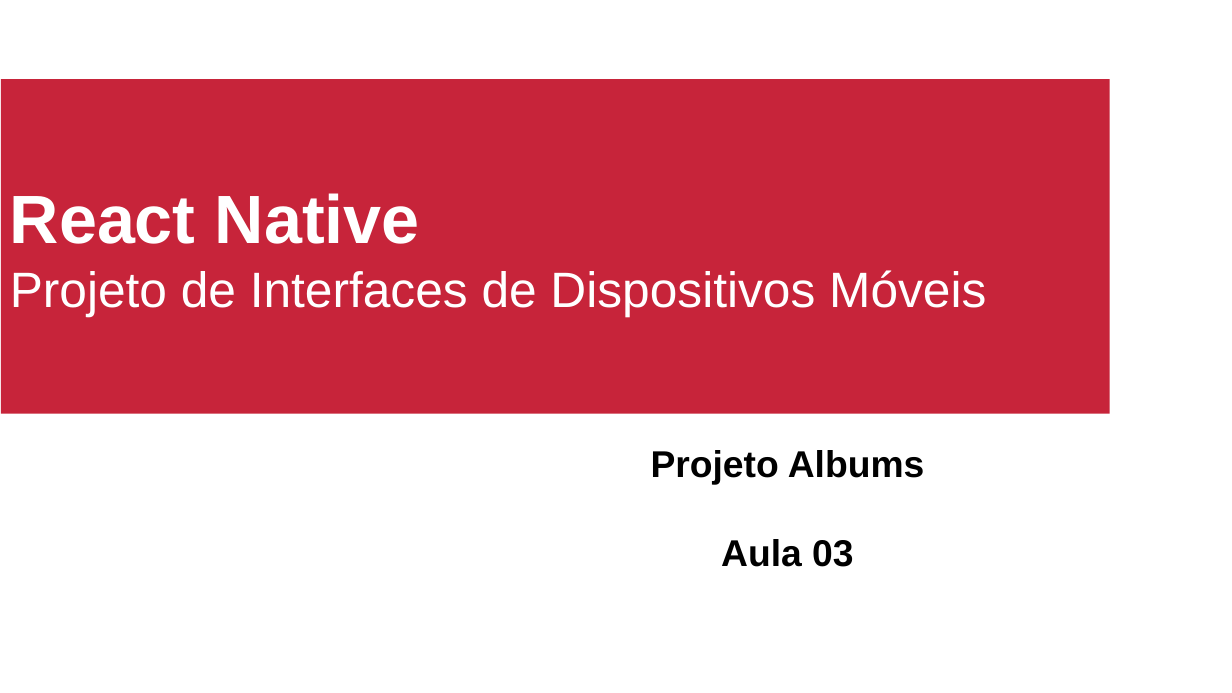
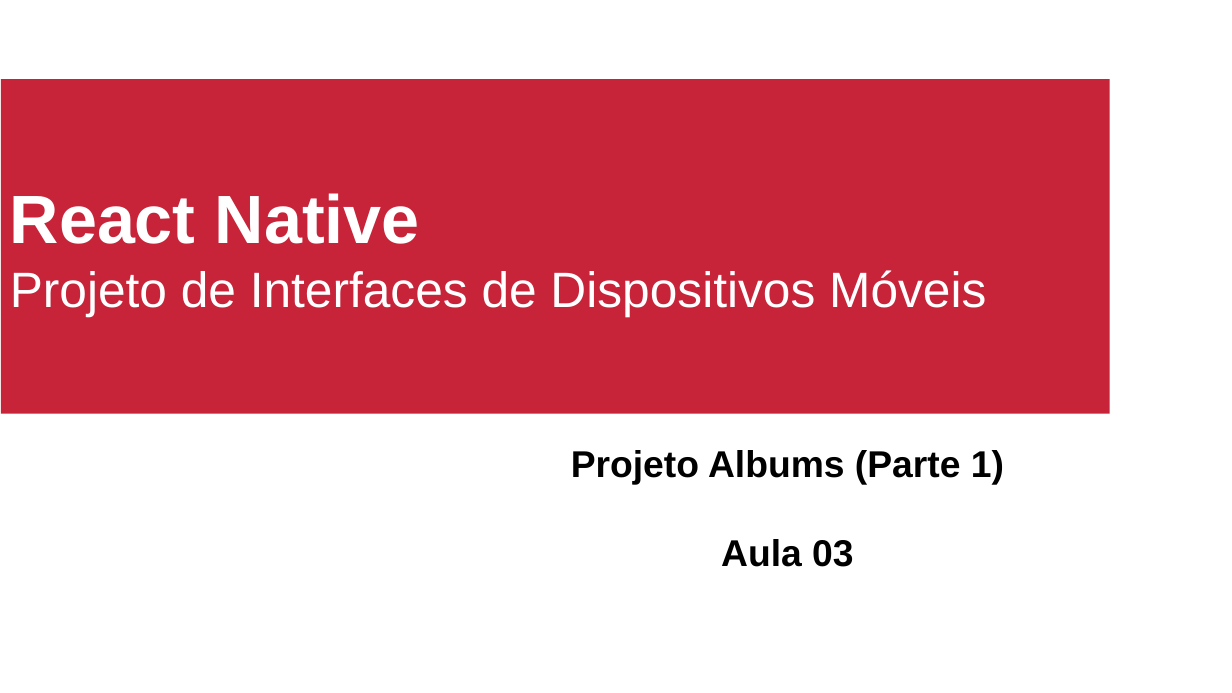
Before and after one commit to johnmagt/PIDM-2019_2, a slide deck: slide 1 of SLIDES/aula03.odp. Drawn at 1232x693 pixels with LibreOffice and Linux fonts; fonts in the diff are those of the drawing; background and template pictures are left out. Boxes give left, top, right and bottom in pixels: in the first picture for what was removed or moved away, otherwise in the second. Text is boxed around its words. In the diff, an @@ line names an element or a change of style, - is before the commit and + after.

Commit message:
fim projeto parte 1

```diff
--- a/SLIDES/aula03.odp
+++ b/SLIDES/aula03.odp
@@ subtitle at (571,450,1004,484): text changed @@
-Projeto Albums
+Projeto Albums (Parte 1)
```
Also in this commit, not shown: 5 other slides changed, 7 slides added, 5 slides removed, 5 other files.
